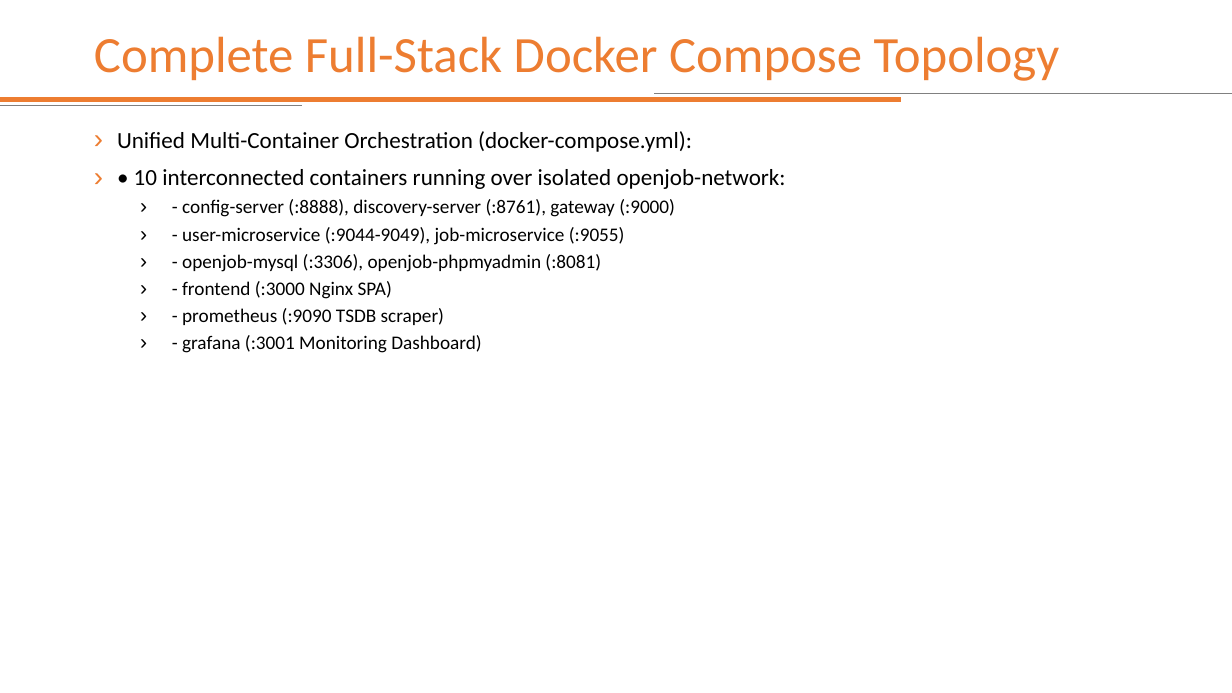
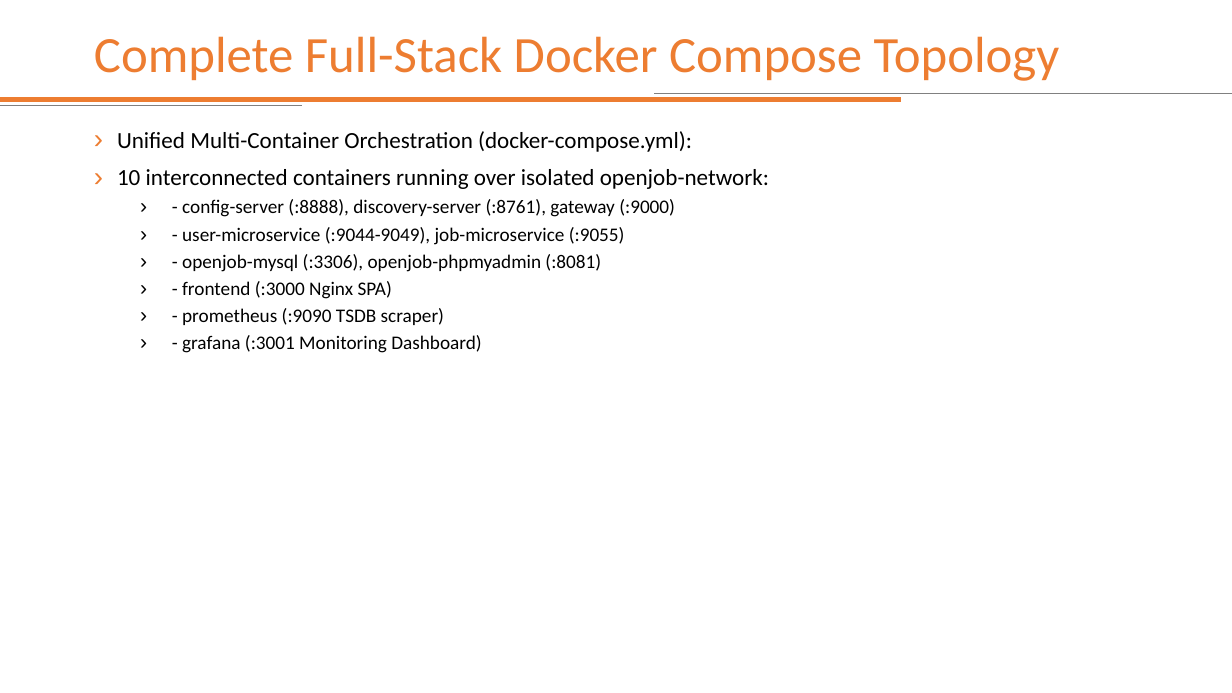
Before and after one commit to mattpat48/springboot-microservices-development, a slide deck: slide 70 of 8_3 - Developing Microservices - Complete_Edition.pptx. Drawn at 1232x693 pixels with LibreOffice and Linux fonts; fonts in the diff are those of the drawing. Boxes give left, top, right and bottom in pixels: in the first picture for what was removed or moved away, otherwise in the second. Text is boxed around its words. In the diff, an @@ line names an element or a change of style, - is before the commit and + after.

```diff
--- a/8_3 - Developing Microservices - Complete_Edition.pptx
+++ b/8_3 - Developing Microservices - Complete_Edition.pptx
@@ text at (117,169,769,189): text changed @@
-› • 10 interconnected containers running over isolated openjob-network:
+› 10 interconnected containers running over isolated openjob-network:
```
Also in this commit, not shown: 12 other slides changed.
